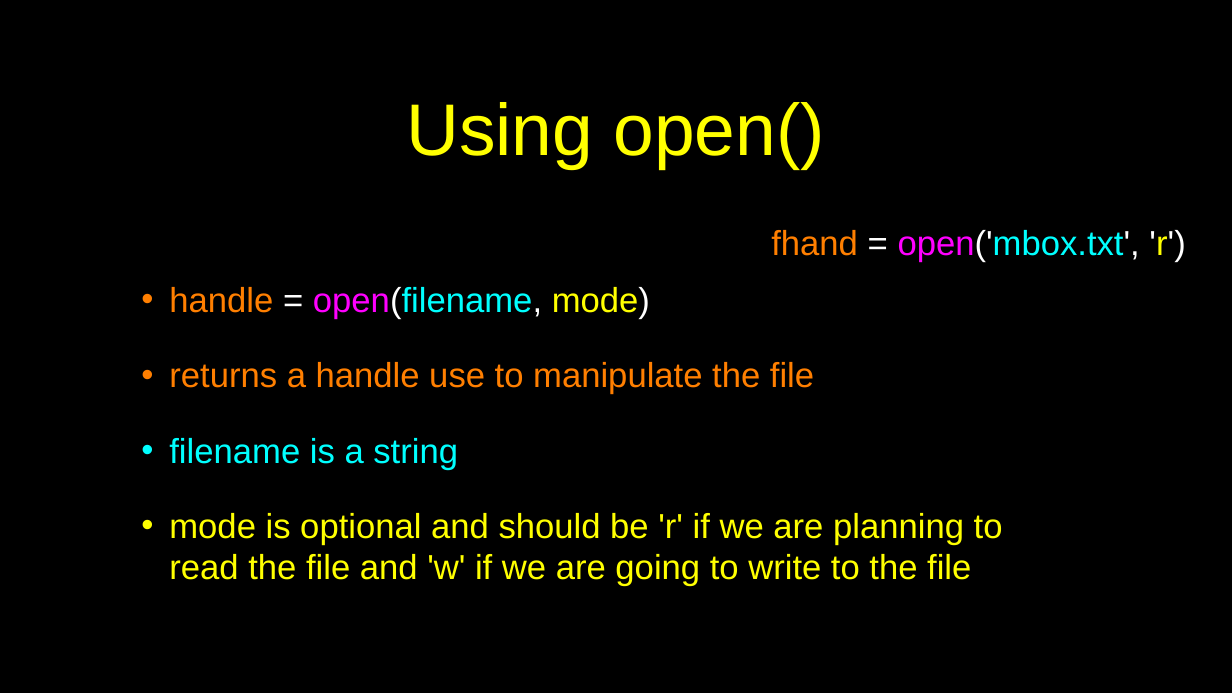
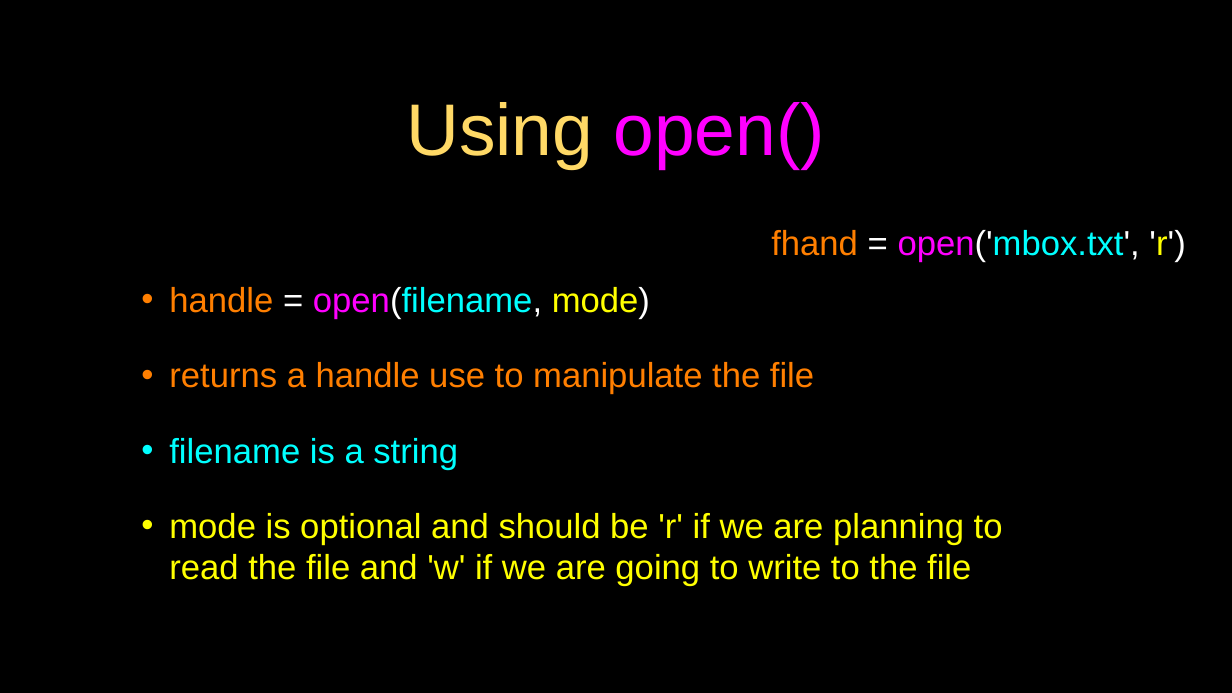
Before and after one commit to csev/py4e, a slide deck: slide 5 of lectures3/Pythonlearn-07-Files.pptx. Drawn at 1232x693 pixels with LibreOffice and Linux fonts; fonts in the diff are those of the drawing. Boxes give left, top, right and bottom in pixels: in the first picture for what was removed or moved away, otherwise in the second. Text is boxed around its words. In the diff, an @@ line names an element or a change of style, - is before the commit and + after.

```diff
--- a/lectures3/Pythonlearn-07-Files.pptx
+++ b/lectures3/Pythonlearn-07-Files.pptx
@@ title "Using open()" at box(406, 102, 824, 169): text colour #FFFF00 to #FFD966 in "Using"; text colour #FFFF00 to #FF00FF in "open()" @@
```
Also in this commit, not shown: 21 other slides changed, 7 other files.
